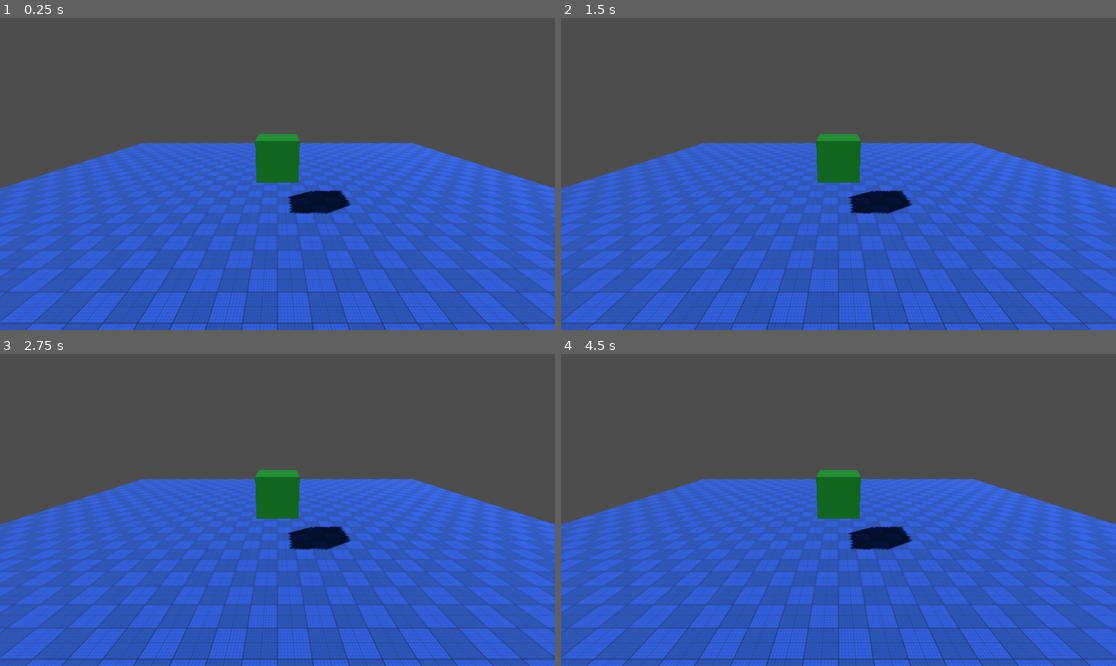
Above: before the commit, frames 1-4 (two rows, left to right).
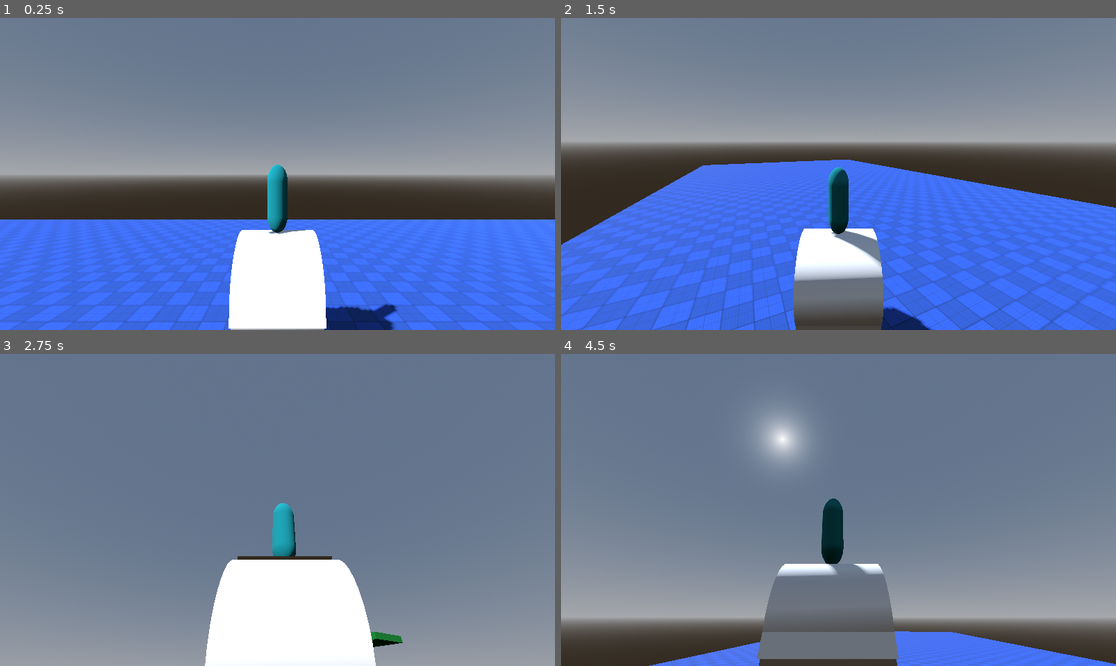
Above: after the commit, the same moments.

Repository: Maxi-F22/PreFlightSoSe25
Game: Godot game, scene res://Scenes/main.tscn
Two runs of this game, one before a commit and one after it. Both use one fixed random seed, a clock stepped at 60 frames per second and the inputs below.
Inputs (mouse positions are in pixels of both pictures, inside the frame that each line leads up to):
- Up to frame 1 (0.25 s): no input
- Up to frame 2 (1.5 s): move the mouse to (960, 158) at 0.52 s; hold D (right, bound only after the commit) 0.53-1.28 s; tap Space (jump, bound only after the commit) at 0.6, 0.77, 1.07, 1.35 s; move the mouse to (727, 189) at 1.27 s; hold S (back, bound only after the commit) from 1.28 s (still down)
- Up to frame 3 (2.75 s): tap Space (jump, bound only after the commit) at 1.52, 1.82, 2.1 s; move the mouse to (333, 441) at 2.02 s; release S (back, bound only after the commit) at 2.03 s; hold D (right, bound only after the commit) from 2.03 s (still down)
- Up to frame 4 (4.5 s): move the mouse to (810, 572) at 2.77 s; release D (right, bound only after the commit) at 2.78 s; hold W (forward, bound only after the commit) 2.78-3.53 s; tap Space (jump, bound only after the commit) at 2.85, 3.02, 3.32, 3.6, 3.77, 4.07, 4.35 s; move the mouse to (1005, 556) at 3.52 s; hold A (left, bound only after the commit) from 3.53 s (still down); tap Escape (pause, bound only after the commit) at 4.15 s; move the mouse to (672, 463) at 4.27 s

The runs differ from the first frame. In frame 1, 95% of the frame differs, in the area x 0-100%, y 0-100%; in frame 2, 90%; in frame 3, 100%; in frame 4, 100%.

Commit message:
add basic roll functionality

Diff:
--- /dev/null
+++ b/Assets/Mats/paperwhite.tres
@@ -0,0 +1,3 @@
+[gd_resource type="StandardMaterial3D" format=3 uid="uid://3ryxu44uhhuj"]
+
+[resource]
--- a/Scenes/main.tscn
+++ b/Scenes/main.tscn
@@ -1,6 +1,7 @@
-[gd_scene load_steps=5 format=3 uid="uid://cw30op1s6t6qc"]
+[gd_scene load_steps=8 format=3 uid="uid://cw30op1s6t6qc"]
 
 [ext_resource type="Texture2D" uid="uid://d3u5p0j5dv2io" path="res://Assets/MeterGrid.png" id="1_jjgbg"]
+[ext_resource type="PackedScene" uid="uid://diundtpp6gn0q" path="res://Scenes/player.tscn" id="2_bo1nx"]
 
 [sub_resource type="StandardMaterial3D" id="StandardMaterial3D_7dm0k"]
 albedo_color = Color(0.219608, 0.415686, 1, 1)
@@ -8,30 +9,53 @@
 uv1_triplanar = true
 uv1_world_triplanar = true
 
-[sub_resource type="Environment" id="Environment_ig7tw"]
-
 [sub_resource type="StandardMaterial3D" id="StandardMaterial3D_7u77a"]
 albedo_color = Color(0, 0.432551, 0.144177, 1)
+
+[sub_resource type="ProceduralSkyMaterial" id="ProceduralSkyMaterial_bo1nx"]
+
+[sub_resource type="Sky" id="Sky_bo1nx"]
+sky_material = SubResource("ProceduralSkyMaterial_bo1nx")
+
+[sub_resource type="Environment" id="Environment_8gbba"]
+background_mode = 2
+background_color = Color(0, 0, 0.184314, 1)
+sky = SubResource("Sky_bo1nx")
 
 [node name="Main" type="Node3D"]
 
 [node name="Floor" type="CSGBox3D" parent="."]
 transform = Transform3D(1, 0, 0, 0, 1, 0, 0, 0, 1, 0, -0.5, 0)
 use_collision = true
-size = Vector3(20, 1, 20)
+size = Vector3(50, 1, 20)
 material = SubResource("StandardMaterial3D_7dm0k")
 
+[node name="Platforms" type="Node3D" parent="."]
+
+[node name="CSGBox3D" type="CSGBox3D" parent="Platforms"]
+transform = Transform3D(1, 0, 0, 0, 1, 0, 0, 0, 1, 12.1702, 0.94742, -1.80346)
+use_collision = true
+size = Vector3(1, 0.285, 1.675)
+material = SubResource("StandardMaterial3D_7u77a")
+
+[node name="CSGBox3D2" type="CSGBox3D" parent="Platforms"]
+transform = Transform3D(1, 0, 0, 0, 1, 0, 0, 0, 1, 14.06, 1.40602, -0.780956)
+use_collision = true
+size = Vector3(1.66, 0.375, 1.69)
+material = SubResource("StandardMaterial3D_7u77a")
+
+[node name="CSGBox3D3" type="CSGBox3D" parent="Platforms"]
+transform = Transform3D(1, 0, 0, 0, 1, 0, 0, 0, 1, 16.7839, 2.14264, 0)
+use_collision = true
+size = Vector3(2.055, 0.285, 4.12)
+material = SubResource("StandardMaterial3D_7u77a")
+
+[node name="Player" parent="." instance=ExtResource("2_bo1nx")]
+transform = Transform3D(1, 0, 0, 0, 1, 0, 0, 0, 1, 0, 1.65307, 0)
+
 [node name="WorldEnvironment" type="WorldEnvironment" parent="."]
-environment = SubResource("Environment_ig7tw")
+environment = SubResource("Environment_8gbba")
 
 [node name="DirectionalLight3D" type="DirectionalLight3D" parent="."]
 transform = Transform3D(0.5, 0.612372, -0.612372, 0, 0.707107, 0.707107, 0.866025, -0.353553, 0.353553, 0, 0, 0)
 shadow_enabled = true
-
-[node name="CSGBox3D" type="CSGBox3D" parent="."]
-transform = Transform3D(1, 0, 0, 0, 1, 0, 0, 0, 1, 0, 1.63551, 0)
-use_collision = true
-material = SubResource("StandardMaterial3D_7u77a")
-
-[node name="SpectatorCamera" type="Camera3D" parent="."]
-transform = Transform3D(1, 0, 0, 0, 0.939537, 0.342447, 0, -0.342447, 0.939537, 0, 3, 5)
--- /dev/null
+++ b/Scenes/player.tscn
@@ -0,0 +1,67 @@
+[gd_scene load_steps=8 format=3 uid="uid://diundtpp6gn0q"]
+
+[ext_resource type="Script" uid="uid://cft6xavystj83" path="res://Scripts/player.gd" id="1_cvnsp"]
+[ext_resource type="Material" uid="uid://3ryxu44uhhuj" path="res://Assets/Mats/paperwhite.tres" id="1_v0iea"]
+
+[sub_resource type="StandardMaterial3D" id="StandardMaterial3D_cvnsp"]
+
+[sub_resource type="BoxMesh" id="BoxMesh_6t5aa"]
+size = Vector3(0.001, 1.1, 0.4)
+
+[sub_resource type="StandardMaterial3D" id="StandardMaterial3D_fkybt"]
+albedo_color = Color(0.0235294, 0.501961, 0.533333, 1)
+
+[sub_resource type="CapsuleMesh" id="CapsuleMesh_x3wgy"]
+
+[sub_resource type="CylinderShape3D" id="CylinderShape3D_vgqql"]
+height = 1.13739
+radius = 0.680664
+
+[node name="Player" type="CharacterBody3D"]
+script = ExtResource("1_cvnsp")
+mouse_sensitivity = 0.005
+
+[node name="CameraPivot" type="Node3D" parent="."]
+transform = Transform3D(1, 0, 0, 0, 1, 0, 0, 0, 1, 0, 1.5, 0)
+
+[node name="SpringArm3D" type="SpringArm3D" parent="CameraPivot"]
+spring_length = 3.0
+
+[node name="Camera3D" type="Camera3D" parent="CameraPivot/SpringArm3D"]
+
+[node name="Visuals" type="Node3D" parent="."]
+
+[node name="ToiletRoll" type="CSGCylinder3D" parent="Visuals"]
+transform = Transform3D(-4.37114e-08, 1, -4.37114e-08, 0, -4.37114e-08, -1, -1, -4.37114e-08, 1.91069e-15, 0, 0, 0)
+radius = 0.687
+height = 1.1
+sides = 36
+material = ExtResource("1_v0iea")
+
+[node name="CSGCylinder3D2" type="CSGCylinder3D" parent="Visuals/ToiletRoll"]
+operation = 2
+use_collision = true
+radius = 0.327
+height = 1.128
+sides = 36
+material = SubResource("StandardMaterial3D_cvnsp")
+
+[node name="MeshInstance3D" type="MeshInstance3D" parent="Visuals/ToiletRoll"]
+transform = Transform3D(0.978057, -1.71227e-08, -0.208338, 1.4227e-08, 1, -1.53975e-08, 0.208338, 1.20956e-08, 0.978057, -0.681717, -7.50617e-11, 3.2813e-18)
+material_override = ExtResource("1_v0iea")
+mesh = SubResource("BoxMesh_6t5aa")
+
+[node name="MeshInstance3D2" type="MeshInstance3D" parent="Visuals/ToiletRoll"]
+transform = Transform3D(0.978057, -1.71227e-08, -0.208338, 1.4227e-08, 1, -1.53975e-08, 0.208338, 1.20956e-08, 0.978057, 0.690955, 5.99263e-08, -2.61946e-15)
+material_override = ExtResource("1_v0iea")
+mesh = SubResource("BoxMesh_6t5aa")
+
+[node name="Avatar" type="MeshInstance3D" parent="Visuals"]
+transform = Transform3D(0.3, 0, 0, 0, 0.5, 0, 0, 0, 0.3, 0, 1.17601, 0)
+material_override = SubResource("StandardMaterial3D_fkybt")
+mesh = SubResource("CapsuleMesh_x3wgy")
+skeleton = NodePath("../..")
+
+[node name="CollisionShape3D" type="CollisionShape3D" parent="."]
+transform = Transform3D(-4.37114e-08, 1, -4.37114e-08, 0, -4.37114e-08, -1, -1, -4.37114e-08, 1.91069e-15, 0, -1.02715e-10, 0.00234985)
+shape = SubResource("CylinderShape3D_vgqql")
--- /dev/null
+++ b/Scripts/player.gd
@@ -0,0 +1,85 @@
+extends CharacterBody3D
+
+@onready var _camera_pivot := $CameraPivot as Node3D
+@onready var _toilet_roll := $Visuals/ToiletRoll as Node3D
+
+@export_range(0.0, 1.0) var mouse_sensitivity = 0.01
+@export var tilt_limit = deg_to_rad(60)
+
+const SPEED = 5.0
+const JUMP_VELOCITY = 4.5
+
+var mouse_captured := false
+
+var is_moving := false
+var is_moving_forward := false
+
+var initial_camera_offset := Vector3.ZERO
+
+func _ready():
+	capture_mouse()
+
+	# Speichere den ursprünglichen lokalen Offset der Kamera
+	initial_camera_offset = _camera_pivot.position
+	# Setze die Kamera als Top-Level, damit sie nicht von Elterntransformationen beeinflusst wird
+	_camera_pivot.top_level = true
+	# Setze die anfängliche Position
+	_camera_pivot.global_position = global_position + initial_camera_offset
+
+func _physics_process(delta):
+	_camera_pivot.global_position = global_position + initial_camera_offset
+
+	if is_moving:
+		rotation.y = _camera_pivot.rotation.y
+
+		# Rotate toilet roll around world x axis
+		if Input.is_action_pressed("forward"):
+			_toilet_roll.rotate(Vector3(1, 0, 0), -delta * 2.0)
+		elif Input.is_action_pressed("back"):
+			_toilet_roll.rotate(Vector3(1, 0, 0), delta * 2.0)
+
+	# Add the gravity.
+	if not is_on_floor():
+		velocity += get_gravity() * delta
+
+	# Handle jump.
+	if Input.is_action_just_pressed("jump") and is_on_floor():
+		velocity.y = JUMP_VELOCITY
+
+	# Get the input direction and handle the movement/deceleration.
+	var input_dir = Input.get_vector("left", "right", "forward", "back")
+	var direction = (transform.basis * Vector3(input_dir.x, 0, input_dir.y)).normalized()
+
+	if direction:
+		velocity.x = direction.x * SPEED
+		velocity.z = direction.z * SPEED
+		is_moving = true
+	else:
+		velocity.x = move_toward(velocity.x, 0, SPEED)
+		velocity.z = move_toward(velocity.z, 0, SPEED)
+		is_moving = false
+
+	move_and_slide()
+
+
+func _unhandled_input(event: InputEvent) -> void:
+	if event is InputEventMouseMotion:
+		_camera_pivot.rotation.x -= event.relative.y * mouse_sensitivity
+		# Prevent the camera from rotating too far up or down.
+		_camera_pivot.rotation.x = clampf(_camera_pivot.rotation.x, -tilt_limit, tilt_limit)
+		_camera_pivot.rotation.y -= event.relative.x * mouse_sensitivity
+
+	# Toggle mouse capture with Escape key
+	if Input.is_action_just_pressed("pause"):
+		if mouse_captured:
+			release_mouse()
+		else:
+			capture_mouse()
+
+func capture_mouse():
+	Input.set_mouse_mode(Input.MOUSE_MODE_CAPTURED)
+	mouse_captured = true
+
+func release_mouse():
+	Input.set_mouse_mode(Input.MOUSE_MODE_VISIBLE)
+	mouse_captured = false
--- a/project.godot
+++ b/project.godot
@@ -14,3 +14,40 @@
 run/main_scene="res://Scenes/main.tscn"
 config/features=PackedStringArray("4.4", "Forward Plus")
 config/icon="res://icon.svg"
+
+[input]
+
+forward={
+"deadzone": 0.2,
+"events": [Object(InputEventKey,"resource_local_to_scene":false,"resource_name":"","device":-1,"window_id":0,"alt_pressed":false,"shift_pressed":false,"ctrl_pressed":false,"meta_pressed":false,"pressed":false,"keycode":0,"physical_keycode":87,"key_label":0,"unicode":119,"location":0,"echo":false,"script":null)
+, Object(InputEventKey,"resource_local_to_scene":false,"resource_name":"","device":-1,"window_id":0,"alt_pressed":false,"shift_pressed":false,"ctrl_pressed":false,"meta_pressed":false,"pressed":false,"keycode":0,"physical_keycode":4194320,"key_label":0,"unicode":0,"location":0,"echo":false,"script":null)
+]
+}
+back={
+"deadzone": 0.2,
+"events": [Object(InputEventKey,"resource_local_to_scene":false,"resource_name":"","device":-1,"window_id":0,"alt_pressed":false,"shift_pressed":false,"ctrl_pressed":false,"meta_pressed":false,"pressed":false,"keycode":0,"physical_keycode":83,"key_label":0,"unicode":115,"location":0,"echo":false,"script":null)
+, Object(InputEventKey,"resource_local_to_scene":false,"resource_name":"","device":-1,"window_id":0,"alt_pressed":false,"shift_pressed":false,"ctrl_pressed":false,"meta_pressed":false,"pressed":false,"keycode":0,"physical_keycode":4194322,"key_label":0,"unicode":0,"location":0,"echo":false,"script":null)
+]
+}
+left={
+"deadzone": 0.2,
+"events": [Object(InputEventKey,"resource_local_to_scene":false,"resource_name":"","device":-1,"window_id":0,"alt_pressed":false,"shift_pressed":false,"ctrl_pressed":false,"meta_pressed":false,"pressed":false,"keycode":0,"physical_keycode":65,"key_label":0,"unicode":97,"location":0,"echo":false,"script":null)
+, Object(InputEventKey,"resource_local_to_scene":false,"resource_name":"","device":-1,"window_id":0,"alt_pressed":false,"shift_pressed":false,"ctrl_pressed":false,"meta_pressed":false,"pressed":false,"keycode":0,"physical_keycode":4194319,"key_label":0,"unicode":0,"location":0,"echo":false,"script":null)
+]
+}
+right={
+"deadzone": 0.2,
+"events": [Object(InputEventKey,"resource_local_to_scene":false,"resource_name":"","device":-1,"window_id":0,"alt_pressed":false,"shift_pressed":false,"ctrl_pressed":false,"meta_pressed":false,"pressed":false,"keycode":0,"physical_keycode":68,"key_label":0,"unicode":100,"location":0,"echo":false,"script":null)
+, Object(InputEventKey,"resource_local_to_scene":false,"resource_name":"","device":-1,"window_id":0,"alt_pressed":false,"shift_pressed":false,"ctrl_pressed":false,"meta_pressed":false,"pressed":false,"keycode":0,"physical_keycode":4194321,"key_label":0,"unicode":0,"location":0,"echo":false,"script":null)
+]
+}
+jump={
+"deadzone": 0.2,
+"events": [Object(InputEventKey,"resource_local_to_scene":false,"resource_name":"","device":-1,"window_id":0,"alt_pressed":false,"shift_pressed":false,"ctrl_pressed":false,"meta_pressed":false,"pressed":false,"keycode":0,"physical_keycode":32,"key_label":0,"unicode":32,"location":0,"echo":false,"script":null)
+]
+}
+pause={
+"deadzone": 0.2,
+"events": [Object(InputEventKey,"resource_local_to_scene":false,"resource_name":"","device":-1,"window_id":0,"alt_pressed":false,"shift_pressed":false,"ctrl_pressed":false,"meta_pressed":false,"pressed":false,"keycode":0,"physical_keycode":4194305,"key_label":0,"unicode":0,"location":0,"echo":false,"script":null)
+]
+}
Not shown, added: Scripts/player.gd.uid
